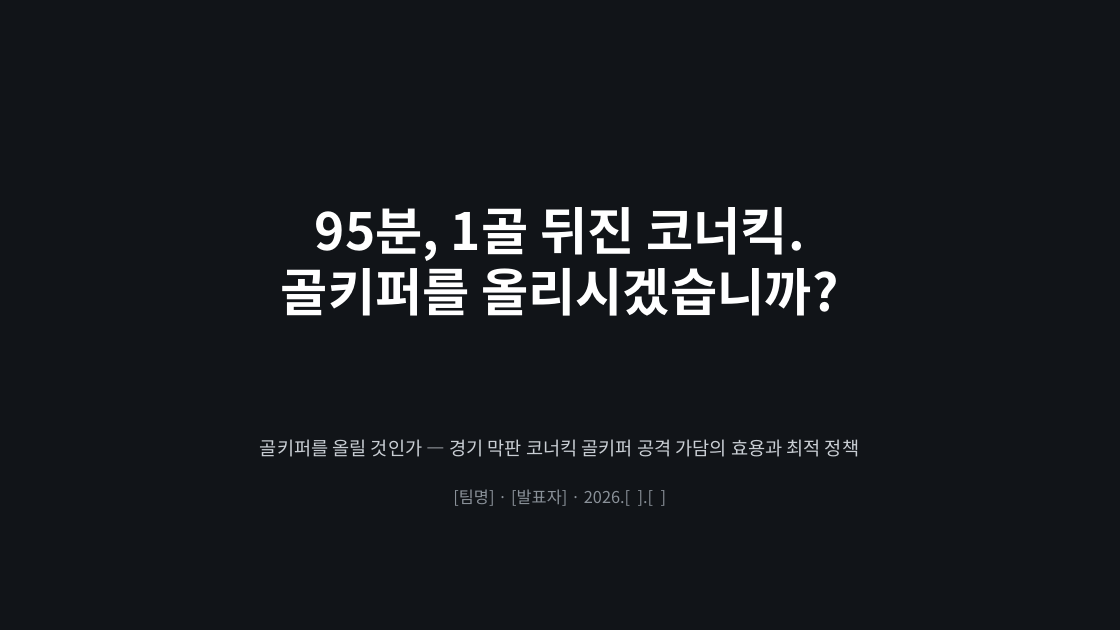
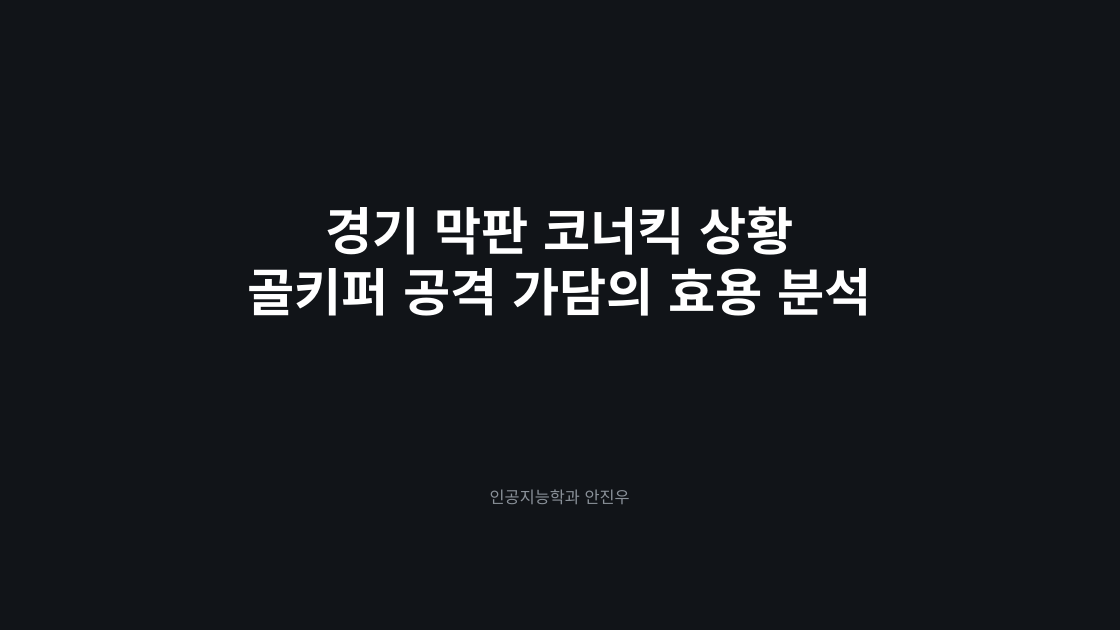
Before and after one commit to JJ1NNU/FootballDataAnalyticsProject, a slide deck: slide 1 of docs/slides/gk_corner_proposal.pptx. Drawn at 1120x630 pixels with LibreOffice and Linux fonts; fonts in the diff are those of the drawing. Boxes give left, top, right and bottom in pixels: in the first picture for what was removed or moved away, otherwise in the second. Text is boxed around its words. In the diff, an @@ line names an element or a change of style, - is before the commit and + after.

```diff
--- a/docs/slides/gk_corner_proposal.pptx
+++ b/docs/slides/gk_corner_proposal.pptx
@@ text at <box>247,206,871,316</box>: text changed @@
-95분, 1골 뒤진 코너킥.
-골키퍼를 올리시겠습니까?
+경기 막판 코너킥 상황
+골키퍼 공격 가담의 효용 분석
@@ text removed at <box>260,439,859,457</box> @@
-골키퍼를 올릴 것인가 — 경기 막판 코너킥 골키퍼 공격 가담의 효용과 최적 정책
@@ text at <box>490,489,630,504</box>: text changed @@
-[팀명] · [발표자] · 2026.[ ].[ ]
+인공지능학과 안진우
```
Also in this commit, not shown: 3 other slides changed, 8 slides added, 9 slides removed, 3 other files.
